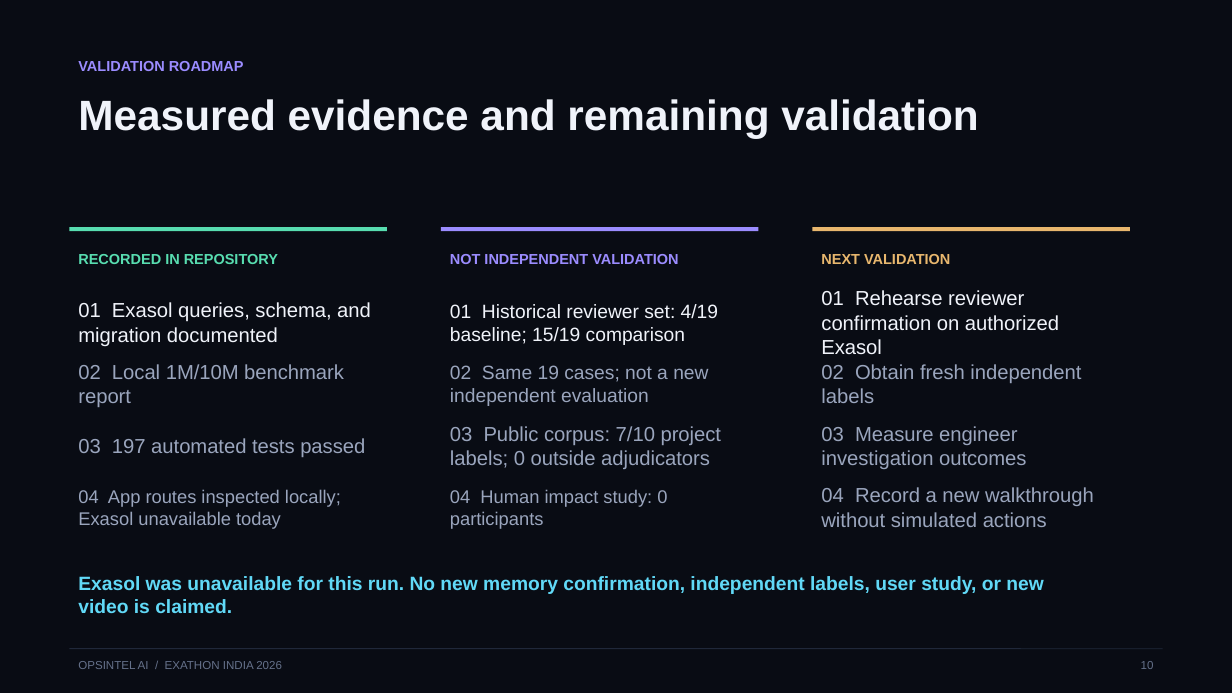
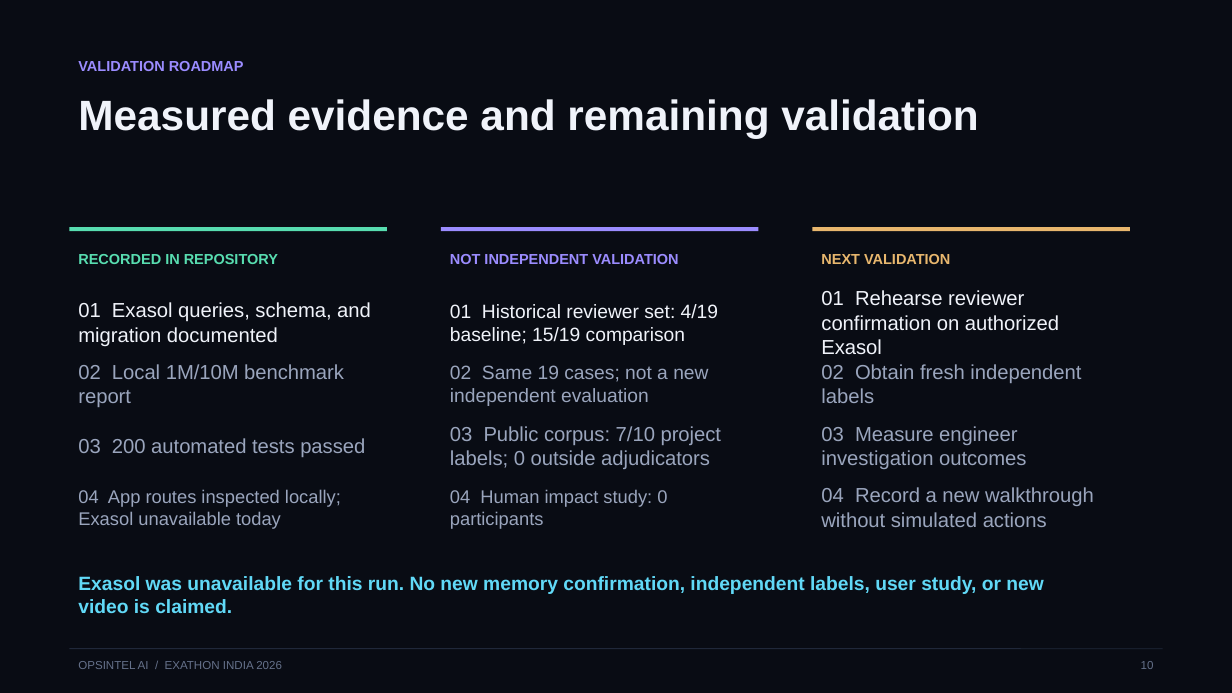
Before and after one commit to Anafa-thabassum/opsintel-ai, a slide deck: slide 10 of submission/opsintel-ai-pitch-deck.pptx. Drawn at 1232x693 pixels with LibreOffice and Linux fonts; fonts in the diff are those of the drawing. Boxes give left, top, right and bottom in pixels: in the first picture for what was removed or moved away, otherwise in the second. Text is boxed around its words. In the diff, an @@ line names an element or a change of style, - is before the commit and + after.

```diff
--- a/submission/opsintel-ai-pitch-deck.pptx
+++ b/submission/opsintel-ai-pitch-deck.pptx
@@ text at <box>78,438,365,457</box>: text changed @@
-03 197 automated tests passed
+03 200 automated tests passed
```
Also in this commit, not shown: 1 other slide changed, 6 other files.
